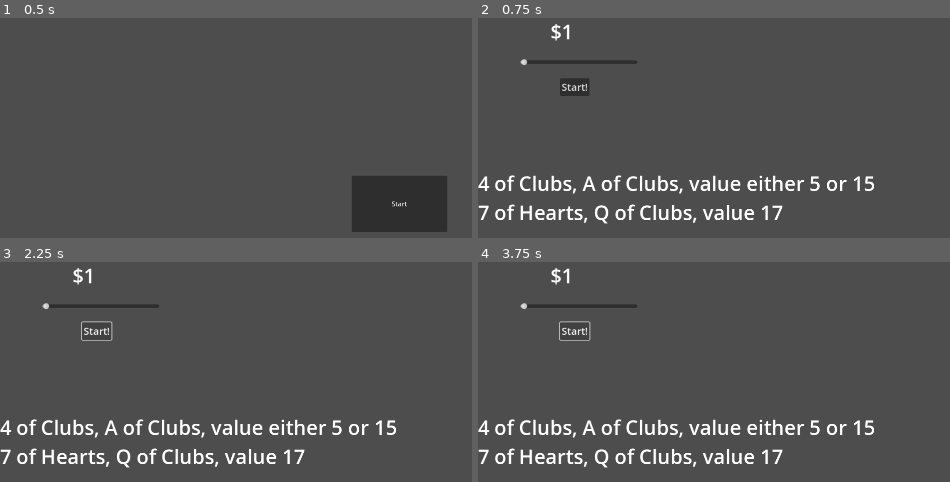
Above: before the commit, frames 1-4 (two rows, left to right).
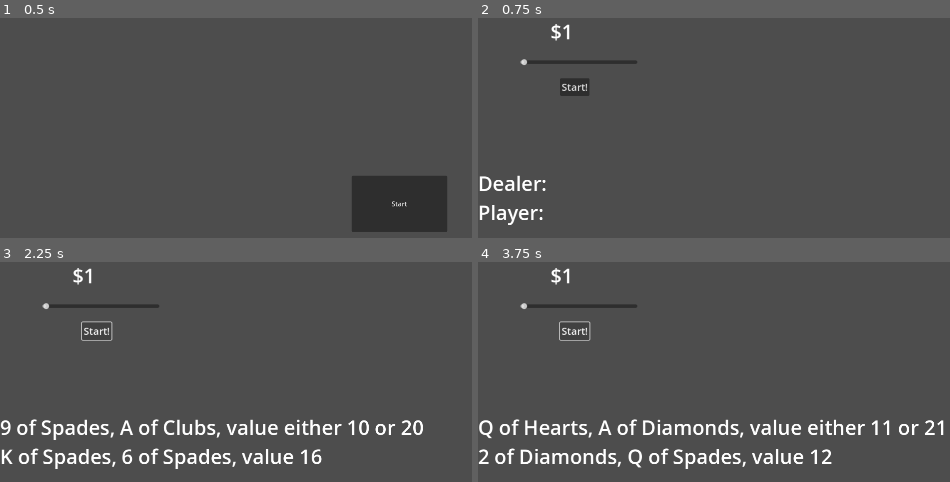
Above: after the commit, the same moments.

Repository: Tofutush/blackjack-with-sky
Game: Godot game, scene res://scenes/Start/Start.tscn
The game is run twice, just before and just after one commit, with the same random seed, the same clock (stepped at 60 frames per second) and the same inputs.
Inputs:
- Up to frame 1 (0.5 s): no input
- Up to frame 2 (0.75 s): click "Start" at 0.5 s
- Up to frame 3 (2.25 s): click "Start!" at 1.25 s; click "Start!" at 2 s
- Up to frame 4 (3.75 s): click "Start!" at 2.75 s; tap Enter at 3.5 s

Frame 1 is identical in both runs. In frame 2, 4.1% of the frame differs, in the area x 0-84%, y 71-95%; in frame 3, 5.4%; in frame 4, 5.5%, in the area x 0-99%, y 71-95%.

Commit message:
get yo bet in

Diff:
--- a/scenes/Bet/Bet.tscn
+++ b/scenes/Bet/Bet.tscn
@@ -47,3 +47,4 @@
 text = "Start!"
 
 [connection signal="value_changed" from="Slider" to="." method="_on_slider_value_changed"]
+[connection signal="pressed" from="Button" to="." method="_on_button_pressed"]
--- a/scenes/Bet/bet.gd
+++ b/scenes/Bet/bet.gd
@@ -1,4 +1,6 @@
 extends Control
+
+signal bet_submitted(amount: int)
 
 func _ready() -> void:
 	$Label.text = "$1"
@@ -6,3 +8,6 @@
 
 func _on_slider_value_changed(value: float) -> void:
 	$Label.text = "$" + str(int(value))
+
+func _on_button_pressed() -> void:
+	bet_submitted.emit(int($Slider.value))
--- a/scenes/Main/Main.tscn
+++ b/scenes/Main/Main.tscn
@@ -50,3 +50,5 @@
 texture = ExtResource("3_8llo8")
 region_enabled = true
 region_rect = Rect2(1881, 882, 209, 294)
+
+[connection signal="bet_submitted" from="Bet" to="." method="_on_bet_bet_submitted"]
--- a/scenes/Main/main.gd
+++ b/scenes/Main/main.gd
@@ -6,16 +6,16 @@
 var playerHand2: Deck
 
 func _ready() -> void:
-	play()
+	pass
 
-func play() -> void:
+func _on_bet_bet_submitted(amount: int) -> void:
+	play(amount)
+
+func play(bet: int) -> void:
 	# create decks
 	mainDeck = GameManager.createDeck()
 	playerHand = Deck.new([])
 	dealerHand = Deck.new([])
-
-	# bets in
-	$Bet
 
 	# deal initial cards
 	playerHand.addCard(mainDeck.drawRandom())
@@ -29,8 +29,30 @@
 	if isNaturalBlackjack(playerHand):
 		print('natural blackjack! you win!')
 
-	# check
+	# check split
+	if isSameRank(playerHand.getCard(0), playerHand.getCard(1)):
+		print('splittable')
 
+	# player draw loop
+
+	# dealer draw loop
+
+# check functions
 func isNaturalBlackjack(deck: Deck) -> bool:
 	var value = deck.getValue()
 	return value['soft'] && value['value'].has(21)
+
+func isSameRank(card1: Card, card2: Card) -> bool:
+	return card1.rank == card2.rank
+
+func isEndForDealer(dealerHand: Deck) -> bool:
+	var total = dealerHand.getValue()
+	if total['soft']:
+		if total['value'][0] > 17:
+			# same logic, here both values are larger than 17
+			return true
+		if total['value'][1] > 17:
+			# this is if we hit a soft 17 but it can be smaller
+			return GameManager.standOnSoft17
+		return false
+	return total['value'] > 17
--- a/scripts/GameManager.gd
+++ b/scripts/GameManager.gd
@@ -1,6 +1,7 @@
 extends Node
 
-var money = 100
+var money := 100
+var standOnSoft17 := false
 
 func createDeck() -> Deck:
 	const suits = ['Spades', 'Hearts', 'Clubs', 'Diamonds']
--- a/scripts/card.gd
+++ b/scripts/card.gd
@@ -7,7 +7,6 @@
 func _init(suit1: String, rank1: String) -> void:
 	suit = suit1
 	rank = rank1
-	print(getValue())
 
 func getValue() -> int:
 	match rank:
--- a/scripts/deck.gd
+++ b/scripts/deck.gd
@@ -17,6 +17,8 @@
 	deck.append(card)
 
 func getValue() -> Dictionary:
+	# get value, if soft returns an array sorted so the first element is always smaller
+	# TODO: rewrite this to take all aces into account. currently it's either all 1's or all 10's
 	var sum = 0
 	var aces = 0
 	var soft = false
@@ -26,9 +28,11 @@
 			soft = true
 			aces = aces + 1
 	if soft:
+		var value = [sum, sum + aces * 10]
+		value.sort()
 		return {
 			'soft': true,
-			'value': [sum, sum + aces * 10]
+			'value': value
 		}
 	else:
 		return {
@@ -42,3 +46,10 @@
 		return "either " + str(value['value'][0]) + " or " + str(value['value'][1])
 	else:
 		return str(value['value'])
+
+func isBusted() -> bool:
+	var total = getValue()
+	if total['soft']:
+		# since total['value'] is sorted, the first element being larger than 21 guarantees a larger second element
+		return total['value'][0] > 21
+	return total['value'] > 21
Not shown, changed: logic.py
